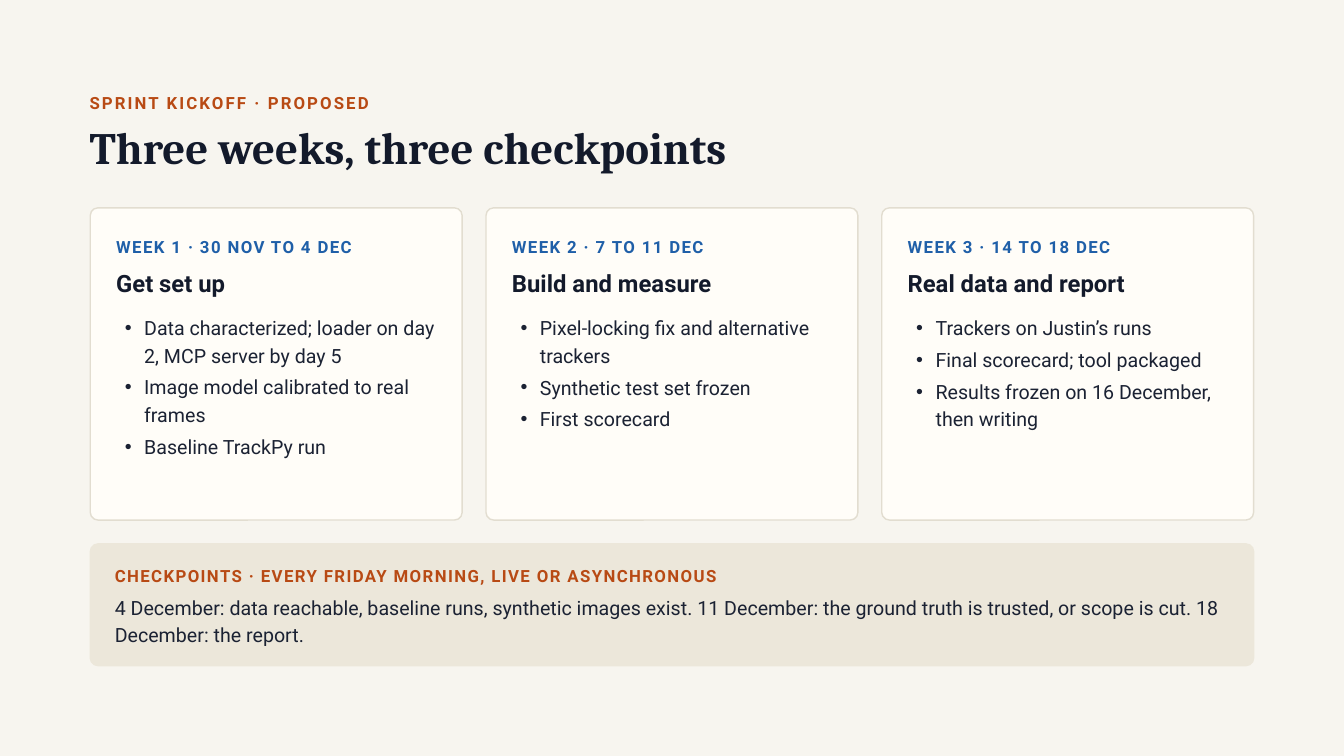
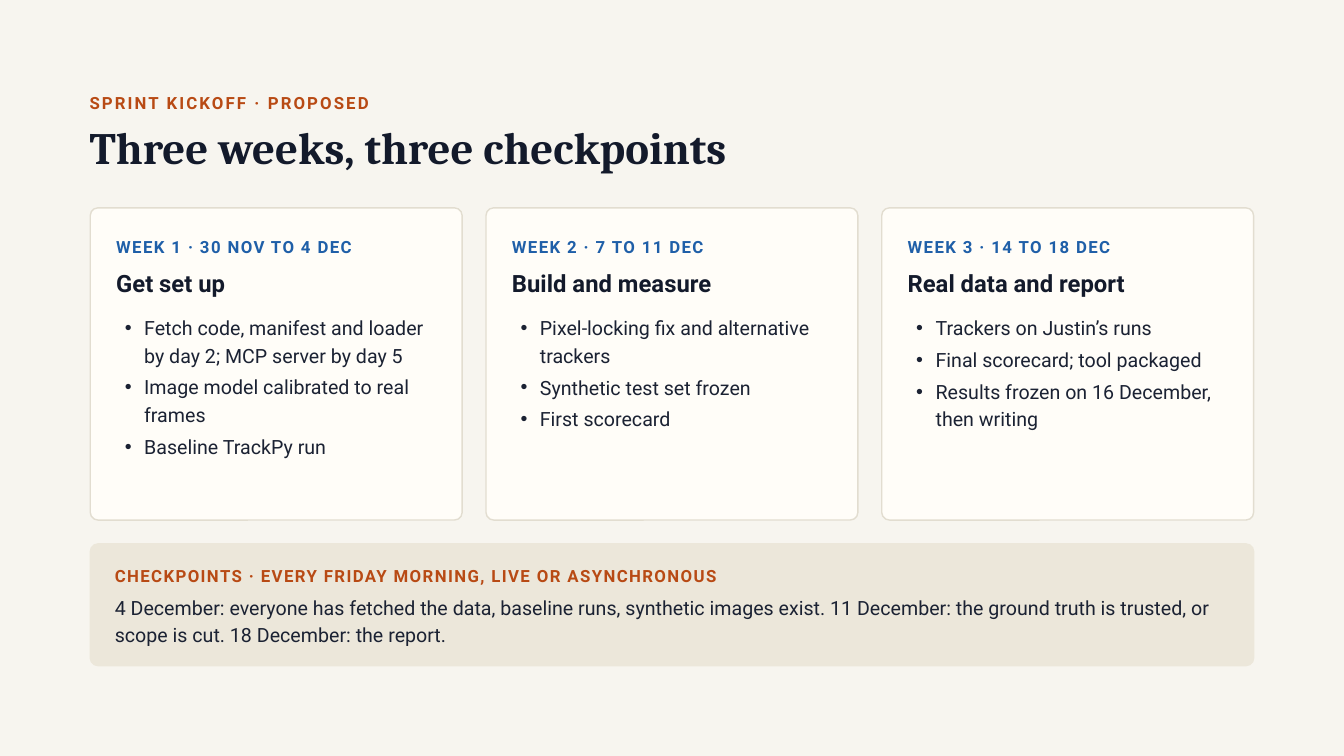
Before and after one commit to annacgilbert/TEMPEST-model-bake-off, a slide deck: slide 15 of shared/presentations/AI_agent_tutorial.pptx. Drawn at 1344x756 pixels with LibreOffice and Linux fonts; fonts in the diff are those of the drawing. Boxes give left, top, right and bottom in pixels: in the first picture for what was removed or moved away, otherwise in the second. Text is boxed around its words. In the diff, an @@ line names an element or a change of style, - is before the commit and + after.

```diff
--- a/shared/presentations/AI_agent_tutorial.pptx
+++ b/shared/presentations/AI_agent_tutorial.pptx
@@ text at [144,320,424,367]: text changed @@
-• Data characterized; loader on day 2, MCP server by day 5
+• Fetch code, manifest and loader by day 2; MCP server by day 5
@@ text at [115,600,1209,646]: text changed @@
-4 December: data reachable, baseline runs, synthetic images exist. 11 December: the ground truth is trusted, or scope is cut. 18 December: the report.
+4 December: everyone has fetched the data, baseline runs, synthetic images exist. 11 December: the ground truth is trusted, or scope is cut. 18 December: the report.
```
Also in this commit, not shown: 8 other slides changed, 5 other files.
